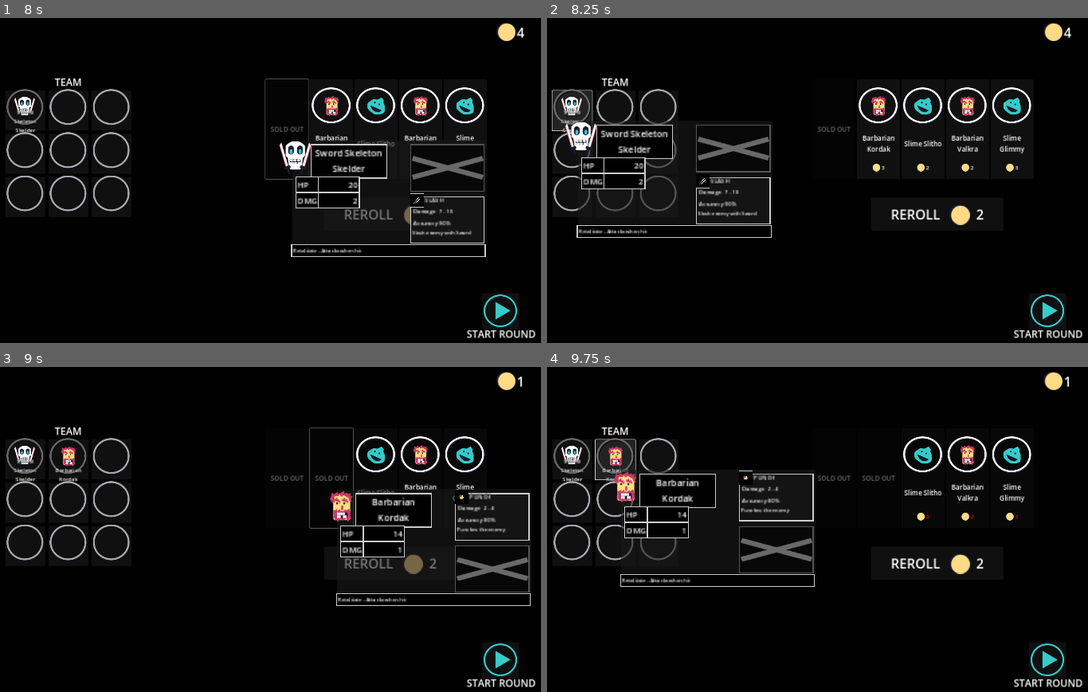
Above: before the commit, frames 1-4 (two rows, left to right).
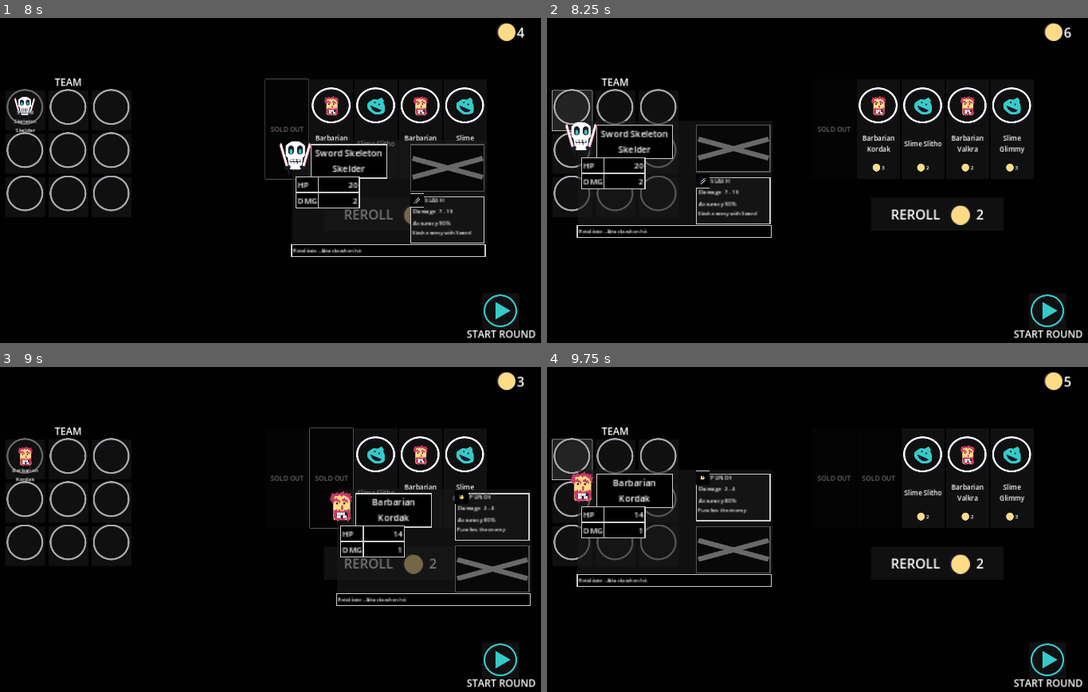
Above: after the commit, the same moments.

Repository: mathew-tran/mercmanager
Game: Godot game, scene res://Scenes/Main.tscn
Two runs of this game, one before a commit and one after it. Both use one fixed random seed, a clock stepped at 60 frames per second and the inputs below.
Inputs (mouse positions are in pixels of both pictures, inside the frame that each line leads up to):
- Up to frame 1 (8 s): click (27, 112) at 0.5 s; click (70, 112) at 1.25 s; click (113, 112) at 2 s; click (27, 154) at 2.75 s; click (70, 154) at 3.5 s; click (113, 154) at 4.25 s; click (27, 196) at 5 s; click (70, 196) at 5.75 s; click (113, 196) at 6.5 s; click (286, 128) at 7.27 s
- Up to frame 2 (8.25 s): click "Sword Skeleton Skelder" at 8 s
- Up to frame 3 (9 s): click (330, 477) at 8.77 s
- Up to frame 4 (9.75 s): click "Barbarian Kordak" at 9.5 s

Frame 1 is identical in both runs. In frame 2, 0.3% of the frame differs, in the area x 1-97%, y 2-36%; in frame 3, 0.6%; in frame 4, 4.7%, in the area x 0-97%, y 2-68%.

Commit message:
be able to sell units

Diff:
--- a/Art/MercManagerExample.svg
+++ b/Art/MercManagerExample.svg
@@ -24,9 +24,9 @@
      inkscape:pagecheckerboard="0"
      inkscape:deskcolor="#d1d1d1"
      inkscape:document-units="mm"
-     inkscape:zoom="2.0283688"
-     inkscape:cx="1291.9248"
-     inkscape:cy="-351.76049"
+     inkscape:zoom="0.71713667"
+     inkscape:cx="110.85753"
+     inkscape:cy="-183.36812"
      inkscape:window-width="1920"
      inkscape:window-height="1001"
      inkscape:window-x="-7"
@@ -2773,7 +2773,7 @@
        inkscape:export-filename="Characters\Archie.png"
        inkscape:export-xdpi="96"
        inkscape:export-ydpi="96" /><rect
-       style="fill:#1b192a;fill-opacity:1;stroke:#ffffff;stroke-width:0.2;stroke-linecap:round;stroke-dasharray:none;stroke-opacity:0"
+       style="fill:#c93864;fill-opacity:1;stroke:#ffffff;stroke-width:0.2;stroke-linecap:round;stroke-dasharray:none;stroke-opacity:0"
        id="rect6"
        width="29.515528"
        height="29.515528"
--- a/Prefabs/UI/TeamMemberSlot.tscn
+++ b/Prefabs/UI/TeamMemberSlot.tscn
@@ -1,8 +1,12 @@
-[gd_scene load_steps=4 format=3 uid="uid://cttiymsodcvro"]
+[gd_scene load_steps=6 format=3 uid="uid://cttiymsodcvro"]
 
 [ext_resource type="Script" path="res://Scripts/Game/UI/TeamMemberSlot.gd" id="1_krfvw"]
 [ext_resource type="Texture2D" uid="uid://dl2nckq33ucy4" path="res://Art/UI/Frame.png" id="1_yahni"]
 [ext_resource type="Texture2D" uid="uid://c2a62auhmc77c" path="res://Art/Characters/Barbarian.png" id="3_ixm3k"]
+[ext_resource type="Texture2D" uid="uid://e2c4066hnaa5" path="res://Art/Coin.png" id="4_ikjh0"]
+
+[sub_resource type="StyleBoxFlat" id="StyleBoxFlat_qhgqh"]
+bg_color = Color(0.788235, 0.219608, 0.392157, 1)
 
 [node name="TeamMemberSlot" type="Button"]
 custom_minimum_size = Vector2(120, 120)
@@ -60,5 +64,62 @@
 vertical_alignment = 1
 autowrap_mode = 2
 
+[node name="SellPopup" type="Panel" parent="."]
+visible = false
+custom_minimum_size = Vector2(200, 0)
+layout_mode = 1
+anchors_preset = 8
+anchor_left = 0.5
+anchor_top = 0.5
+anchor_right = 0.5
+anchor_bottom = 0.5
+offset_left = -100.0
+offset_top = -108.0
+offset_right = 100.0
+offset_bottom = -68.0
+grow_horizontal = 2
+grow_vertical = 2
+theme_override_styles/panel = SubResource("StyleBoxFlat_qhgqh")
+
+[node name="HBoxContainer" type="HBoxContainer" parent="SellPopup"]
+layout_mode = 0
+offset_top = -6.0
+offset_right = 189.0
+offset_bottom = 44.0
+alignment = 1
+
+[node name="Label" type="Label" parent="SellPopup/HBoxContainer"]
+layout_mode = 2
+text = "Sell for "
+
+[node name="Control" type="Control" parent="SellPopup/HBoxContainer"]
+custom_minimum_size = Vector2(50, 50)
+layout_mode = 2
+mouse_filter = 2
+
+[node name="TextureRect" type="TextureRect" parent="SellPopup/HBoxContainer/Control"]
+custom_minimum_size = Vector2(30, 30)
+layout_mode = 1
+anchors_preset = 8
+anchor_left = 0.5
+anchor_top = 0.5
+anchor_right = 0.5
+anchor_bottom = 0.5
+offset_left = -30.0
+offset_top = -15.0
+offset_right = 30.0
+offset_bottom = 15.0
+grow_horizontal = 2
+grow_vertical = 2
+mouse_filter = 2
+texture = ExtResource("4_ikjh0")
+expand_mode = 2
+stretch_mode = 5
+
+[node name="Amount" type="Label" parent="SellPopup/HBoxContainer"]
+layout_mode = 2
+text = "6"
+
+[connection signal="button_up" from="." to="." method="_on_button_up"]
 [connection signal="mouse_entered" from="." to="." method="_on_mouse_entered"]
 [connection signal="mouse_exited" from="." to="." method="_on_mouse_exited"]
--- a/Scripts/Game/UI/RerollButton.gd
+++ b/Scripts/Game/UI/RerollButton.gd
@@ -8,7 +8,11 @@
 
 func _ready():
 	Helper.GetBattleSystem().TellGameState.connect(OnTellGameState)
+	Helper.GetShop().UpdateMoney.connect(OnUpdateMoney)
 	Reset()
+
+func OnUpdateMoney():
+	UpdateUI()
 
 func _on_button_up():
 	if Helper.GetShop().CanAfford(CurrentCost):
--- a/Scripts/Game/UI/TeamMemberSlot.gd
+++ b/Scripts/Game/UI/TeamMemberSlot.gd
@@ -2,25 +2,41 @@
 
 var CharInfoRef : CharacterInfo
 
-func Setup(character : CharacterInfo):
+var Index = 0
+func Setup(character : CharacterInfo, index):
 	if is_instance_valid(character):
 		CharInfoRef = character
 		$Face.texture = CharInfoRef.Face
 		$Label.text = CharInfoRef.GetFullName()
 		$TextureRect.modulate = Color.DIM_GRAY
+		Index = index
 	else:
 		CharInfoRef = null
 		$Face.texture = null
 		$Label.text = ""
 		$TextureRect.modulate = Color.DARK_GRAY
+		Index = -1
 
+func GetSaleCost():
+	return int(max(1, round(CharInfoRef.Cost * .50)))
 
 func _on_mouse_entered():
 	if is_instance_valid(CharInfoRef):
 		Helper.GetCharInfoUI().UpdateInfo(CharInfoRef)
+		$SellPopup.visible = true
+		$SellPopup/HBoxContainer/Amount.text = str(GetSaleCost())
 	else:
 		Helper.GetCharInfoUI().HideInfo()
 
 
 func _on_mouse_exited():
 	Helper.GetCharInfoUI().HideInfo()
+	$SellPopup.visible = false
+
+
+func _on_button_up():
+	if is_instance_valid(CharInfoRef):
+		Helper.GetShop().AddMoney(GetSaleCost())
+		Helper.GetPlayerTeam().RemovePog(Index)
+		Setup(null, -1)
+		$SellPopup.visible = false
--- a/Scripts/Game/UI/TeamUI.gd
+++ b/Scripts/Game/UI/TeamUI.gd
@@ -16,9 +16,9 @@
 func UpdateTeam():
 	for x in range(0, len(TeamSlots.get_children())):
 		if x < len(Team) and is_instance_valid(Team[x]):
-			TeamSlots.get_child(x).Setup(Team[x])
+			TeamSlots.get_child(x).Setup(Team[x], x)
 		else:
-			TeamSlots.get_child(x).Setup(null)
+			TeamSlots.get_child(x).Setup(null, -1)
 
 func GetUnits():
 	return Team
@@ -36,3 +36,9 @@
 			break
 	UpdateTeam()
 	TeamUpdate.emit()
+
+func RemovePog(index):
+	if is_instance_valid(Team[index]):
+		Team[index] = null
+		UpdateTeam()
+		TeamUpdate.emit()
